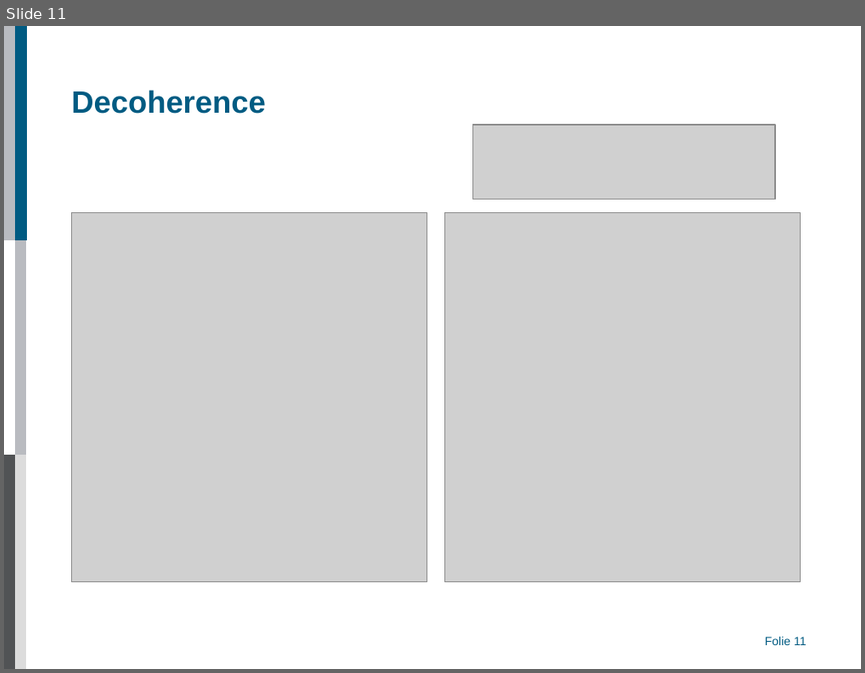
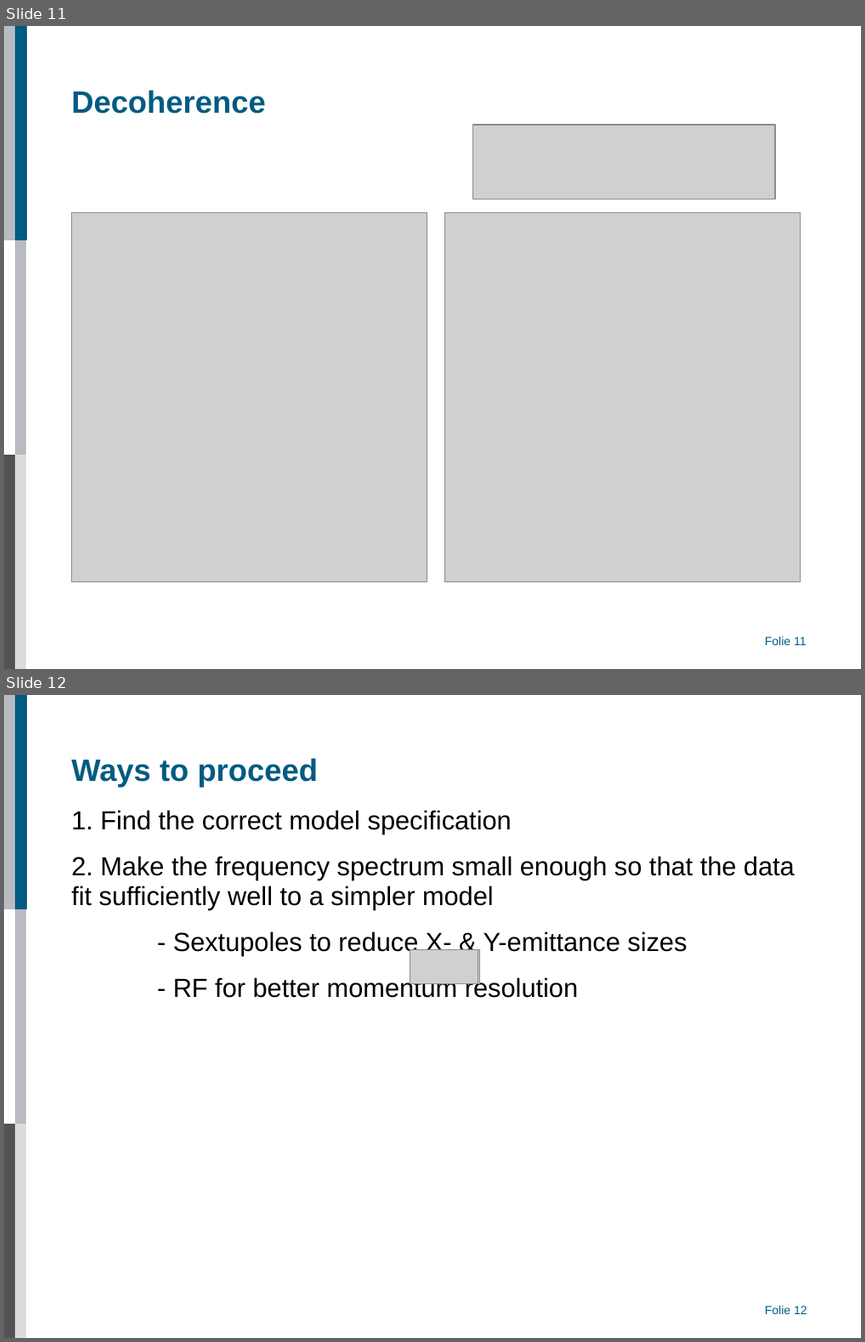
Before and after one commit to AlexAksentyev/EDM, a slide deck: Reports/CM/CM_proto.ppt. Shown one above the other, each under a label of ours: slide 11 before the commit, slides 11 and 12 after it. The pictures are 865x673 and 865x1342 pixels, drawn with LibreOffice and Linux fonts; fonts in the diff are those of the drawing; grey boxes stand for pictures; background and template pictures are left out. Boxes give left, top, right and bottom in pixels: in the first picture for what was removed or moved away, otherwise in the second. Text is boxed around its words. In the diff, an @@ line names an element or a change of style, - is before the commit and + after.

```diff
--- a/Reports/CM/CM_proto.ppt
+++ b/Reports/CM/CM_proto.ppt
@@ slide 12 added at box(4, 695, 861, 1338), background #FFFFFF; not listed: 6 template elements that a slide beside it also shows @@
@@ title added at box(71, 758, 318, 787), 26 pt, text #005B82, bold @@
+Ways to proceed
@@ subtitle added at box(71, 810, 794, 998), 22 pt, text #000000 @@
+1. Find the correct model specification
+2. Make the frequency spectrum small enough so that the data fit sufficiently well to a simpler model
+- Sextupoles to reduce X- & Y-emittance sizes
+- RF for better momentum resolution
@@ picture added at box(410, 949, 477, 983) @@
@@ picture added at box(412, 949, 479, 983) @@
```
Also in this commit, not shown: 5 slides changed, 1 other slide added, 1 slide removed, 6 other files.
